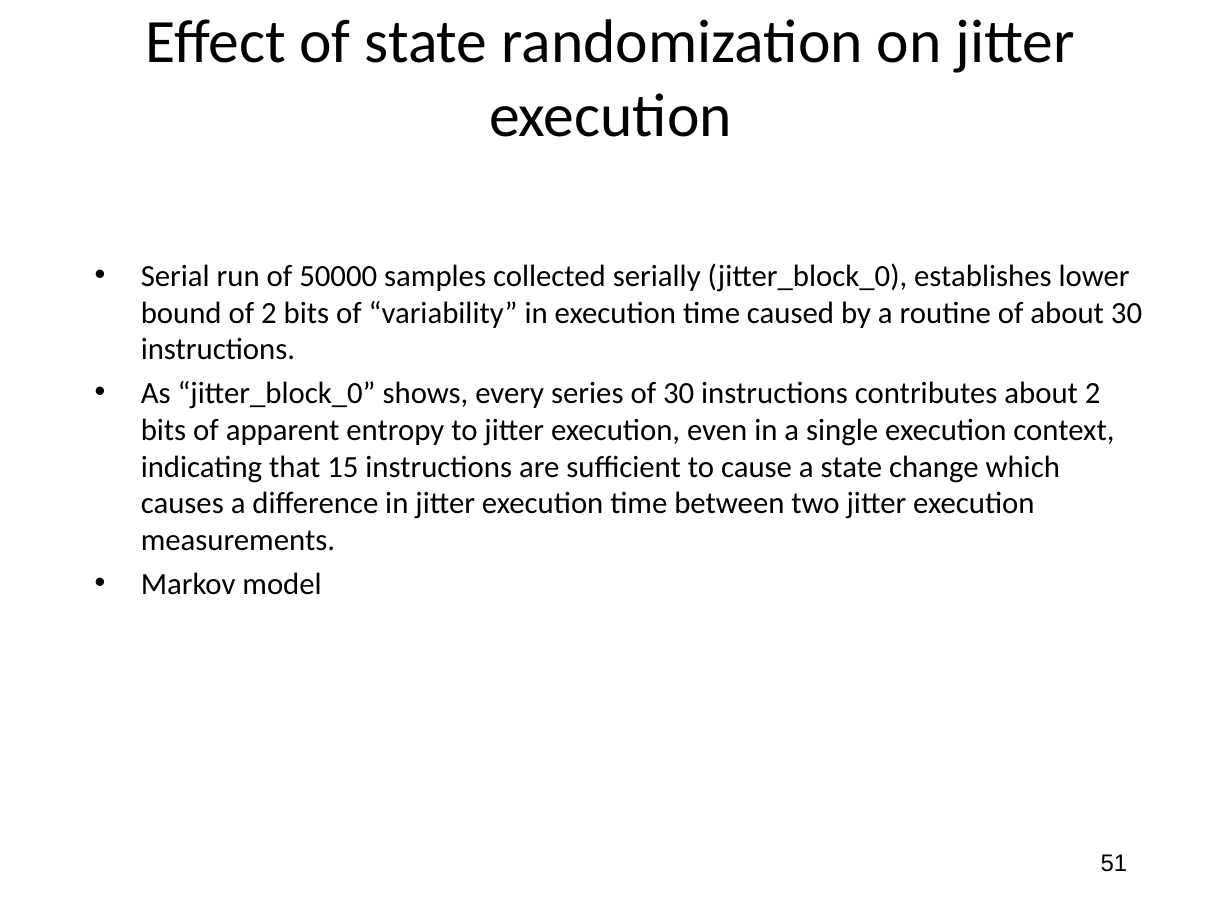
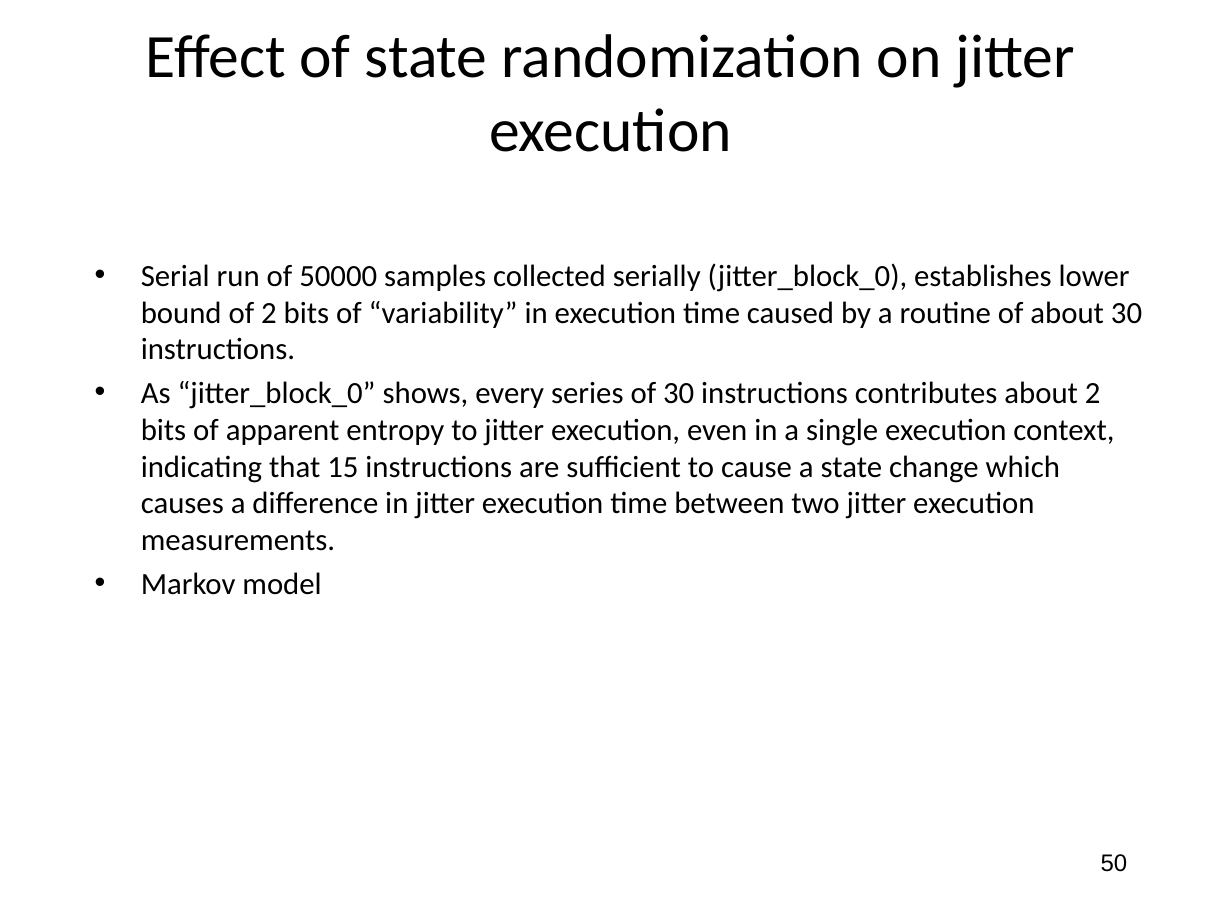
Before and after one commit to jlmucb/class_notes, a slide deck: slide 50 of BerkeleyClass/CS290Spring2013/Lectures/entropy_talk.pptx (slide 51 before the commit). Drawn at 1232x924 pixels with LibreOffice and Linux fonts; fonts in the diff are those of the drawing. Boxes give left, top, right and bottom in pixels: in the first picture for what was removed or moved away, otherwise in the second. Text is boxed around its words. In the diff, an @@ line names an element or a change of style, - is before the commit and + after.

```diff
--- a/BerkeleyClass/CS290Spring2013/Lectures/entropy_talk.pptx
+++ b/BerkeleyClass/CS290Spring2013/Lectures/entropy_talk.pptx
@@ title "Effect of state randomization on ...": place and size @@
-title "Effect of state randomization on ..." at (146,19,1075,137)
+title "Effect of state randomization on ..." at (146,34,1075,152)
@@ page number at (1101,854,1128,872): text changed @@
-51
+50
```
Also in this commit, not shown: 10 other slides changed, 1 other file.
